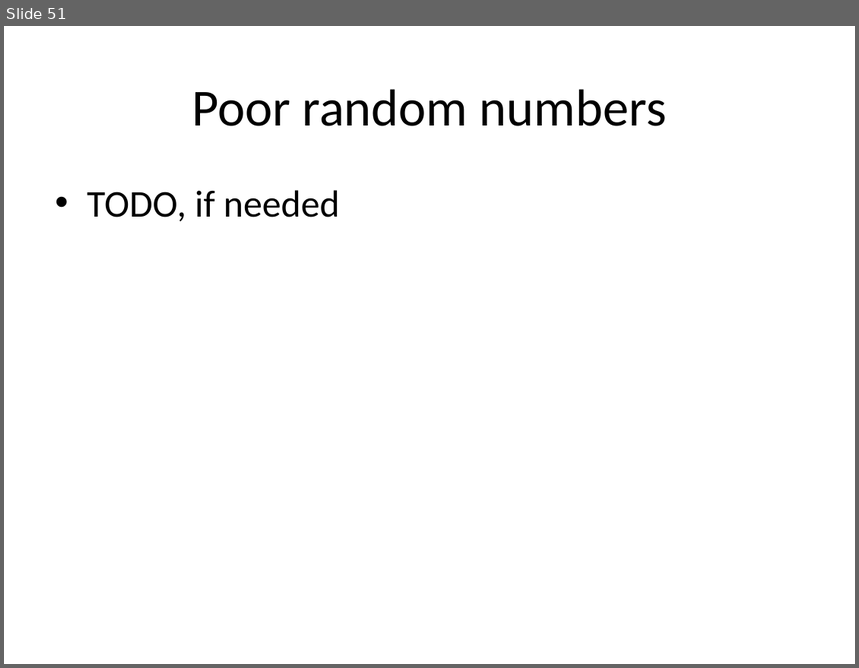
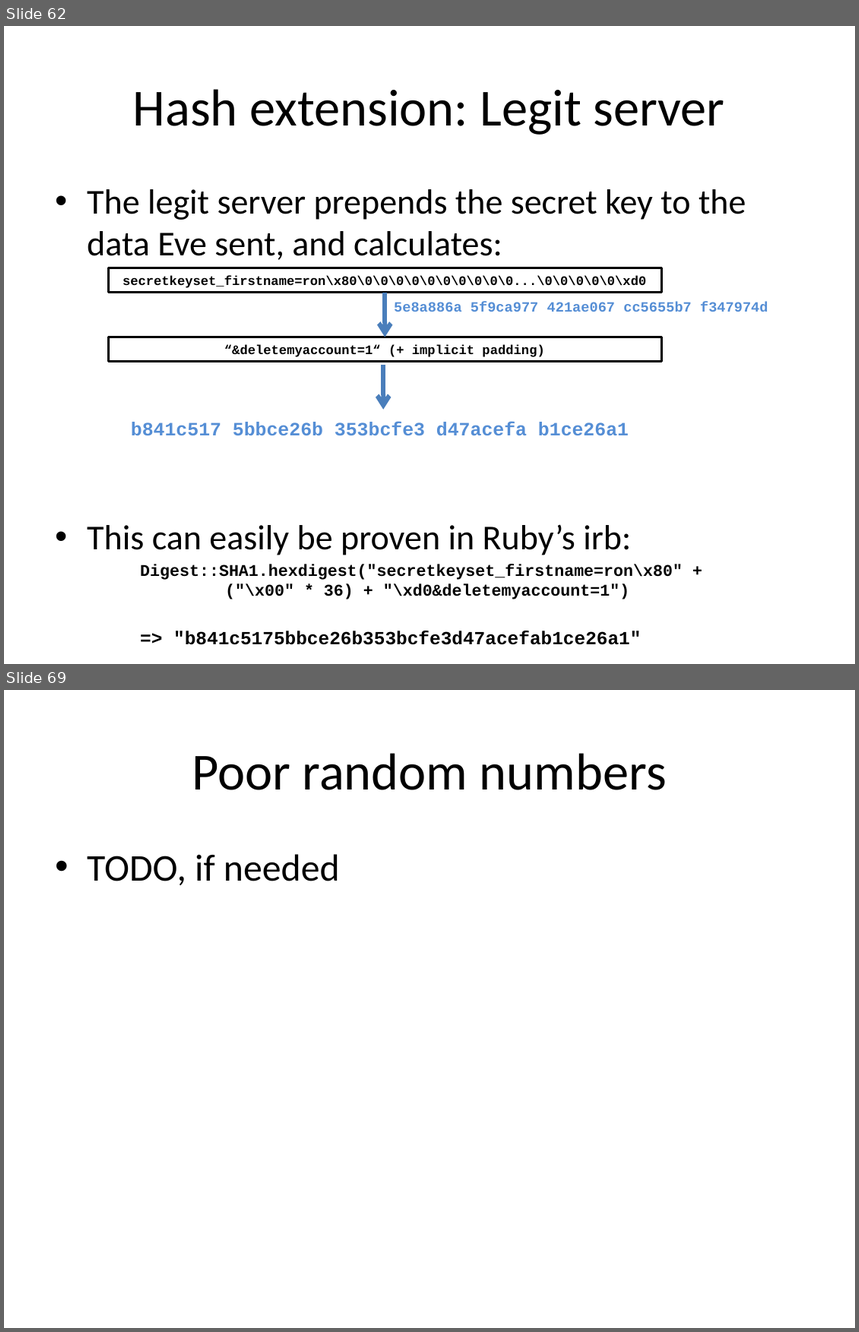
Before and after one commit to iagox86/2013-02-Shmoocon-talk, a slide deck: Shmoocon.pptx. Shown one above the other, each under a label of ours: slide 51 before the commit, slides 62 and 69 after it; the slides between them are not shown. The pictures are 859x668 and 859x1332 pixels, drawn with LibreOffice and Linux fonts; fonts in the diff are those of the drawing. Boxes give left, top, right and bottom in pixels: in the first picture for what was removed or moved away, otherwise in the second. Text is boxed around its words. In the diff, an @@ line names an element or a change of style, - is before the commit and + after.

```diff
--- a/Shmoocon.pptx
+++ b/Shmoocon.pptx
@@ slide 62 added at (4,26,855,664), background #FFFFFF @@
@@ title added at (133,89,725,135), 44 pt, text #000000 @@
+Hash extension: Legit server
@@ text added at (87,189,746,600), 29.6 pt, text #000000, bold @@
+• The legit server prepends the secret key to the data Eve sent, and calculates:
+• This can easily be proven in Ruby’s irb:
+Digest::SHA1.hexdigest("secretkeyset_firstname=ron\x80" +
+("\x00" * 36) + "\xd0&deletemyaccount=1")
+=> "b841c5175bbce26b353bcfe3d47acefab1ce26a1"
@@ rectangle added at (109,268,662,294), fill #FFFFFF, outline #000000 2 pt, 11 pt, text #000000, bold @@
+secretkeyset_firstname=ron\x80\0\0\0\0\0\0\0\0\0\0...\0\0\0\0\0\xd0
@@ arrow added from (386, 293) to (386, 338), #4B7EBC 3.75 pt @@
@@ text added at (394,302,769,312), 12 pt, text #558ED5, bold @@
+5e8a886a 5f9ca977 421ae067 cc5655b7 f347974d
@@ rectangle added at (109,338,662,362), fill #FFFFFF, outline #000000 2 pt, 11 pt, text #000000, bold @@
+“&deletemyaccount=1“ (+ implicit padding)
@@ arrow added from (384, 365) to (384, 410), #4B7EBC 3.75 pt @@
@@ text added at (131,422,629,436), 16 pt, text #558ED5, bold @@
+b841c517 5bbce26b 353bcfe3 d47acefa b1ce26a1
@@ what was slide 51 is now slide 69 @@
```
Also in this commit, not shown: 7 slides changed, 17 other slides added, 6 other files.
